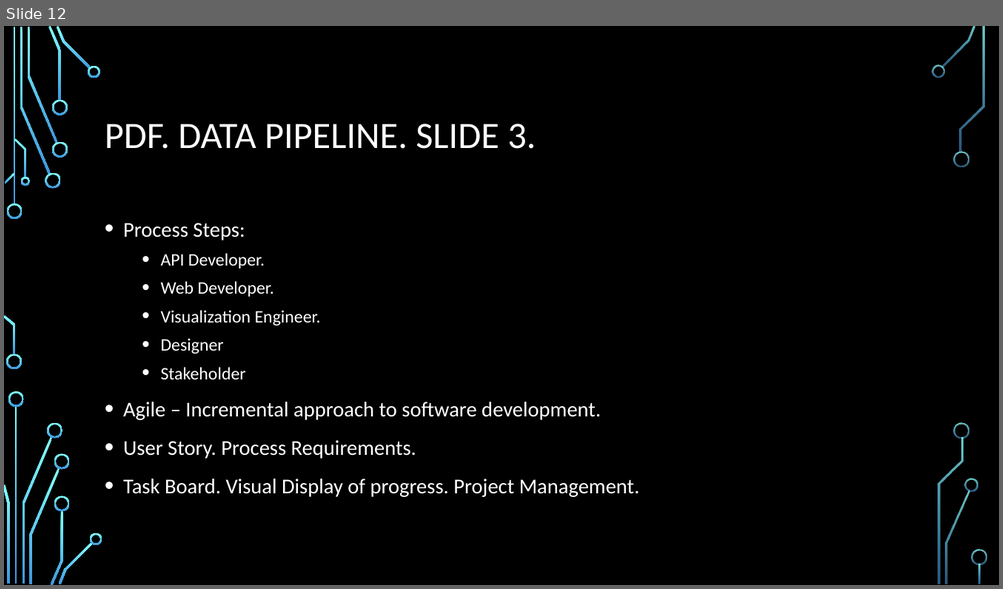
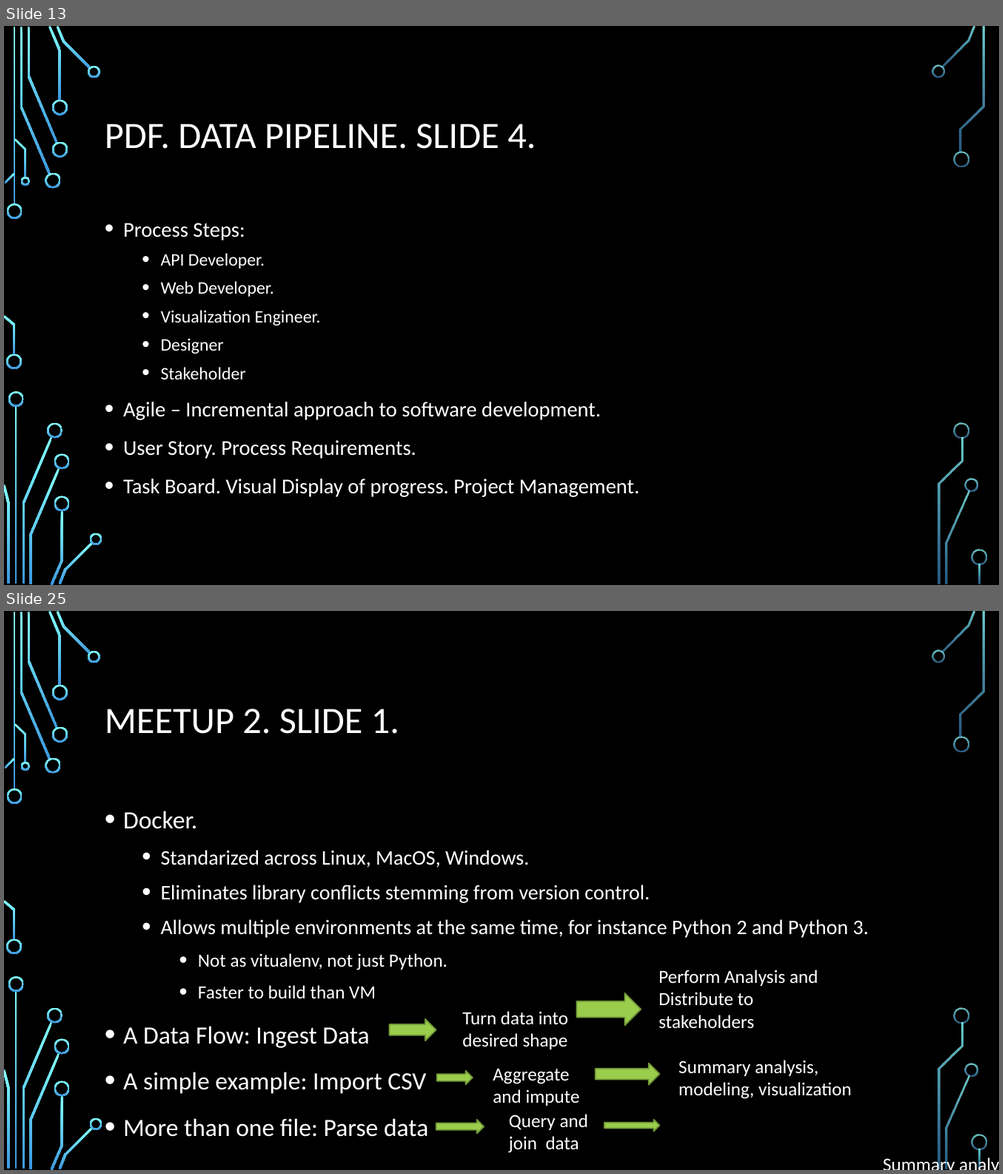
Before and after one commit to mgroysman/Data-622.-Fall-2019., a slide deck: Data 622.pptx. Shown one above the other, each under a label of ours: slide 12 before the commit, slides 13 and 25 after it; the slides between them are not shown. The pictures are 1003x589 and 1003x1174 pixels, drawn with LibreOffice and Linux fonts; fonts in the diff are those of the drawing; background and template pictures are left out. Boxes give left, top, right and bottom in pixels: in the first picture for what was removed or moved away, otherwise in the second. Text is boxed around its words. In the diff, an @@ line names an element or a change of style, - is before the commit and + after.

```diff
--- a/Data 622.pptx
+++ b/Data 622.pptx
@@ slide 25 added at <box>4,611,999,1170</box>, background picture (left out); not listed: 36 template elements that a slide beside it also shows @@
@@ title added at <box>105,709,399,734</box>, 36 pt, text #FFFFFF @@
+MEETUP 2. SLIDE 1.
@@ text added at <box>123,811,868,1137</box>, 20 pt, text #FFFFFF @@
+• Docker.
+  • Standarized across Linux, MacOS, Windows.
+  • Eliminates library conflicts stemming from version control.
+  • Allows multiple environments at the same time, for instance Python 2 and Python 3.
+    • Not as vitualenv, not just Python.
+    • Faster to build than VM
+• A Data Flow: Ingest Data
+• A simple example: Import CSV
+• More than one file: Parse data
@@ text added at <box>658,970,818,1029</box>, 18 pt, text #FFFFFF @@
+Perform Analysis and Distribute to stakeholders
@@ right arrow added at <box>576,994,640,1026</box>, fill #9ACD4C, outline #729838 1.25 pt @@
@@ right arrow added at <box>389,1019,436,1041</box>, fill #9ACD4C, outline #729838 1.25 pt @@
@@ text added at <box>462,1011,568,1050</box>, 18 pt, text #FFFFFF @@
+Turn data into desired shape
@@ right arrow added at <box>437,1071,472,1085</box>, fill #9ACD4C, outline #729838 1.25 pt @@
@@ text added at <box>492,1068,580,1106</box>, 18 pt, text #FFFFFF @@
+Aggregate and impute
@@ right arrow added at <box>595,1064,659,1085</box>, fill #9ACD4C, outline #729838 1.25 pt @@
@@ text added at <box>678,1060,851,1099</box>, 18 pt, text #FFFFFF @@
+Summary analysis, modeling, visualization
@@ text added at <box>672,1096,875,1150</box>, 18 pt, text #FFFFFF @@
+Summary analysis, modeling, visualization
@@ right arrow added at <box>436,1120,484,1134</box>, fill #9ACD4C, outline #729838 1.25 pt @@
@@ text added at <box>509,1114,589,1153</box>, 18 pt, text #FFFFFF @@
+Query and join data
@@ right arrow added at <box>605,1120,660,1132</box>, fill #9ACD4C, outline #729838 1.25 pt @@
@@ what was slide 12 is now slide 13 @@
@@ slide 13 changed as well @@
@@ title at <box>105,124,535,149</box>: text changed @@
-PDF. DATA PIPELINE. SLIDE 3.
+PDF. DATA PIPELINE. SLIDE 4.
```
Also in this commit, not shown: 2 other slides changed, 28 other slides added, 1 slide removed.
